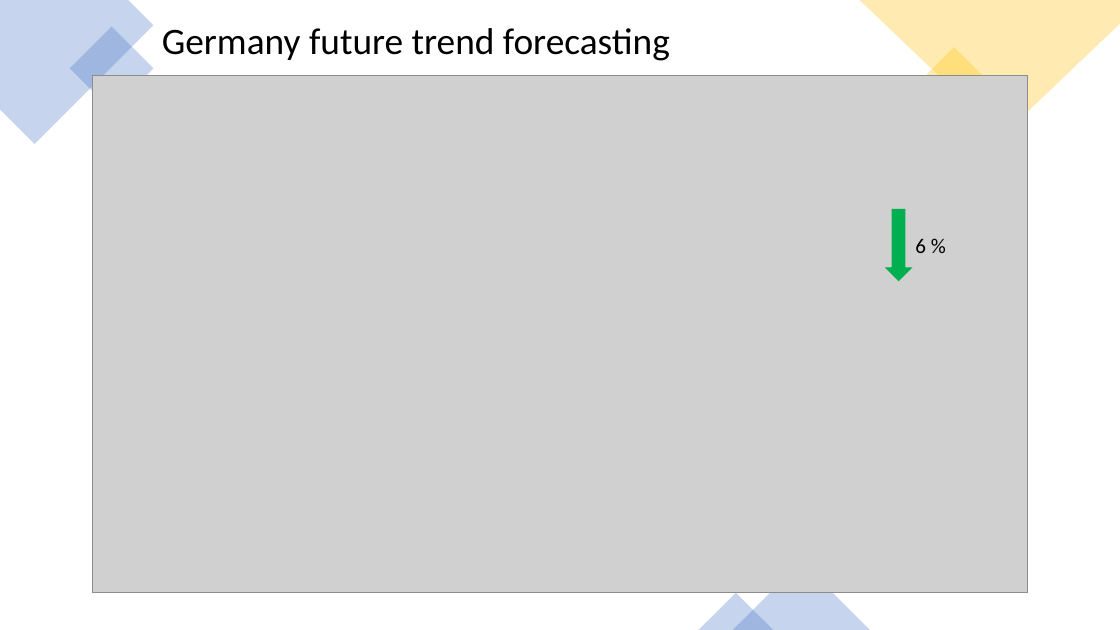
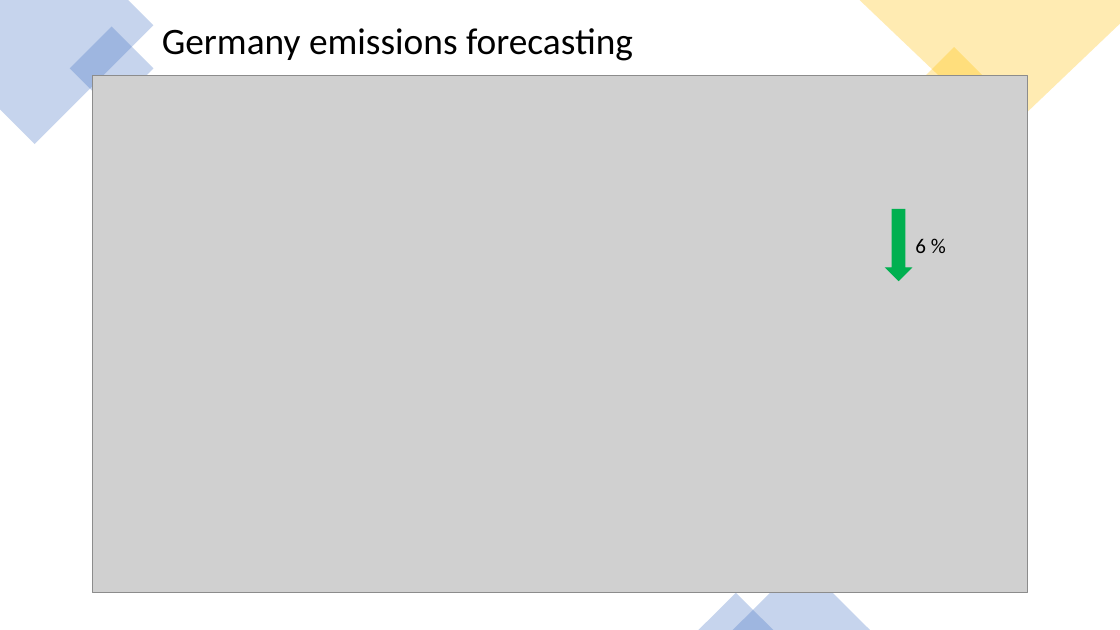
Before and after one commit to danilogiarlini/Global-CO2-Emission-Forecasting, a slide deck: slide 9 of Visualization/GlobalCO2Emission.pptx. Drawn at 1120x630 pixels with LibreOffice and Linux fonts; fonts in the diff are those of the drawing; grey boxes stand for pictures. Boxes give left, top, right and bottom in pixels: in the first picture for what was removed or moved away, otherwise in the second. Text is boxed around its words. In the diff, an @@ line names an element or a change of style, - is before the commit and + after.

```diff
--- a/Visualization/GlobalCO2Emission.pptx
+++ b/Visualization/GlobalCO2Emission.pptx
@@ text at [162,28,633,61]: text changed @@
-Germany future trend forecasting
+Germany emissions forecasting
```
Also in this commit, not shown: 6 other slides changed.
